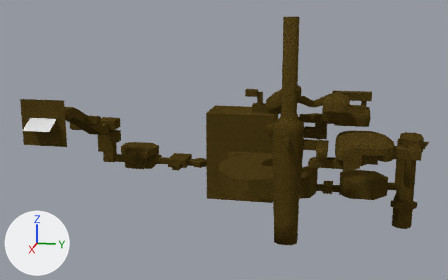
An edit to the Blender file Blends/level-7.blend, drawn before and after from the same camera.
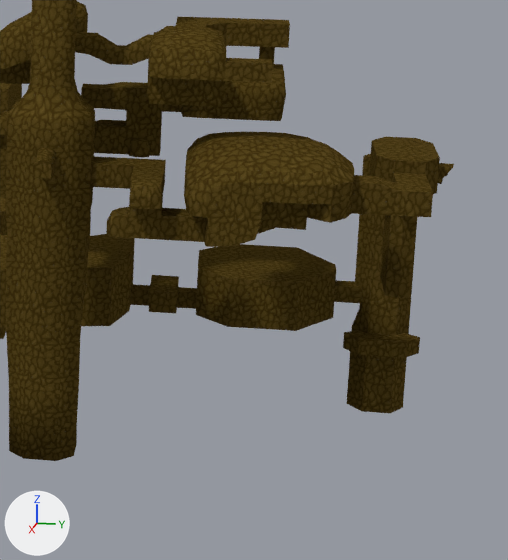
Each version appears first whole from a camera (50 mm lens) standing at (302.0, 42.0, 60.0) and looking at (-62.0, -31.0, -31.0), and next in a close-up on the part from 60% to 100% of the width and 30% to 100% of the height. The axes (+X, +Y, +Z) are drawn at lower left. The lights are the same throughout. The older version's two pictures come first.

The first close-up shows 'level-7'.
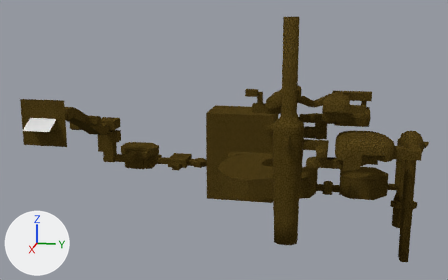
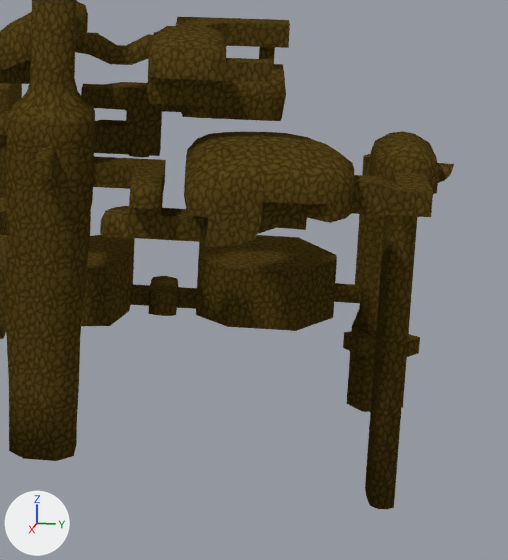
Commit message: working on level 7

The change in detail:
me_level_7 is used by ob_level_7; location (0.0, 0.0, 0.0).
me_level_7 had 2821 vertices, 3035 faces and spanned x -160.0..28.0, y -127.0..82.0, z -93.0..47.0.
me_level_7 now has 2819 vertices, 3008 faces and spans x -160.0..28.0, y -127.0..82.0, z -93.0..47.0.
Part 1, on me_level_7:
45 vertices are removed from x -24.0..22.0, y 26.0..81.0, z -42.0..-11.0.
139 faces are deleted.
11 vertices in x -30.0..2.0, y 40.0..74.0, z -36.0..-9.0 move by (0.0, 0.0, 2.0).
9 vertices in x -4.0..7.0, y 72.0..76.0, z -33.0 move by (0.0, 0.0, -38.0).
6 vertices in x -4.0..6.0, y 72.0..76.0, z -9.0 move by (0.0, 0.0, 1.0).
4 vertices in x -24.0..-13.0, y 32.0..37.0, z -42.0 move by (0.0, 0.0, -1.0).
3 vertices in x 10.0, y 71.0..76.0, z -9.0 move by (-1.0, 0.0, 0.0).
3 vertices in x -8.0, y 71.0..76.0, z -9.0 move by (1.0, 0.0, 0.0).
19 vertices move from x -4.0..21.0, y 26.0..81.0, z -33.0..-9.0 to x -4.0..22.0, y 26.0..81.0, z -71.0..-7.0.
60 vertices are added at x -25.0..22.0, y 25.0..80.0, z -71.0..-15.0.
7 new vertices lie (0.0, 4.0, 0.0) away from vertices in x -20.0..22.0, y 64.0..65.0, z -39.0..-10.0.
34 new faces join them, mat_dirt_wall (picture img_dirt_wall_png).
22 new faces join them, mat_terrain (picture img_dirt_png).
14 new faces join them, mat_terrain (picture img_dirt_png), smooth.
82 new faces join them, mat_dirt_wall (picture img_dirt_wall_png), smooth.
me_level_7 part 2: 2856 kept faces spanning x -160.0..28.0, y -127.0..82.0, z -93.0..47.0 get new texture (UV) coordinates.
me_level_7 part 3: 428 kept faces spanning x -8.0..28.0, y 28.0..82.0, z -71.0..-4.0 are now shaded smooth.
Other edits to the shape of me_level_7 do not show in these pictures.

Boxes (x1, y1, x2, y2) around the edits, measured in the close-ups (508 x 560 px; the box of a moved part takes in the faces that stretch with it):
'level-7', reshaped
    before: (0, 0, 454, 461)
    after: (0, 0, 454, 509)
part 1 of me_level_7, moved or reshaped
    before: (90, 137, 452, 315)
    after: (90, 131, 453, 509)
part 2 of me_level_7, surface changed
    before: (0, 0, 453, 454)
    after: (0, 0, 453, 509)
part 3 of me_level_7, shading changed
    before: (117, 135, 453, 298)
    after: (124, 131, 453, 509)
